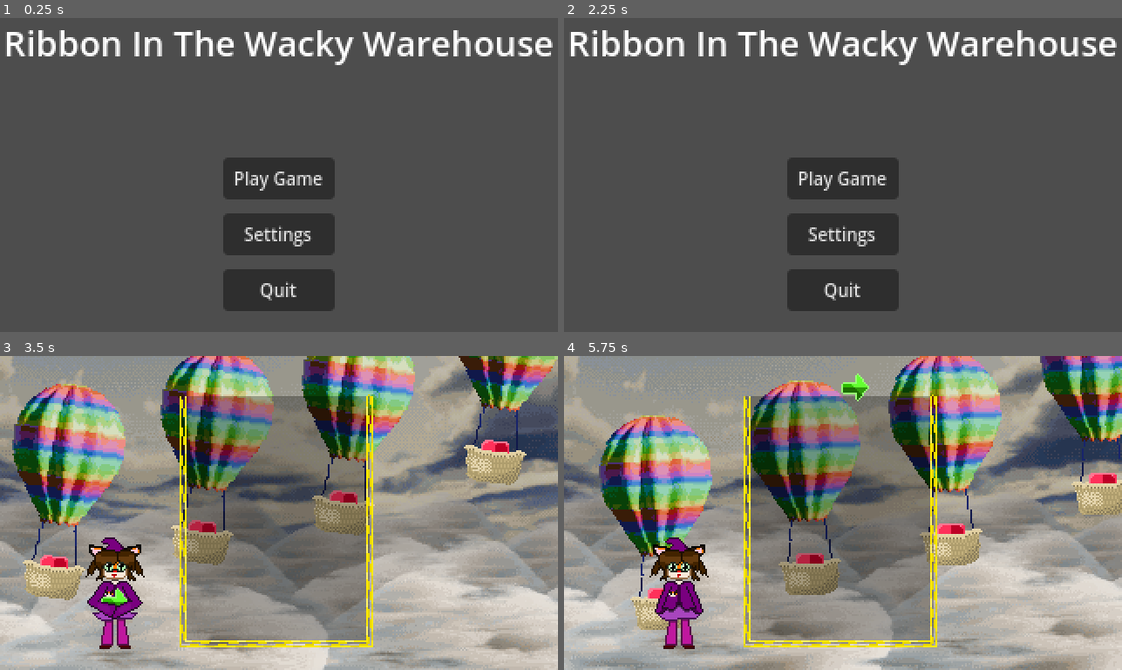
Above: before the commit, frames 1-4 (two rows, left to right).
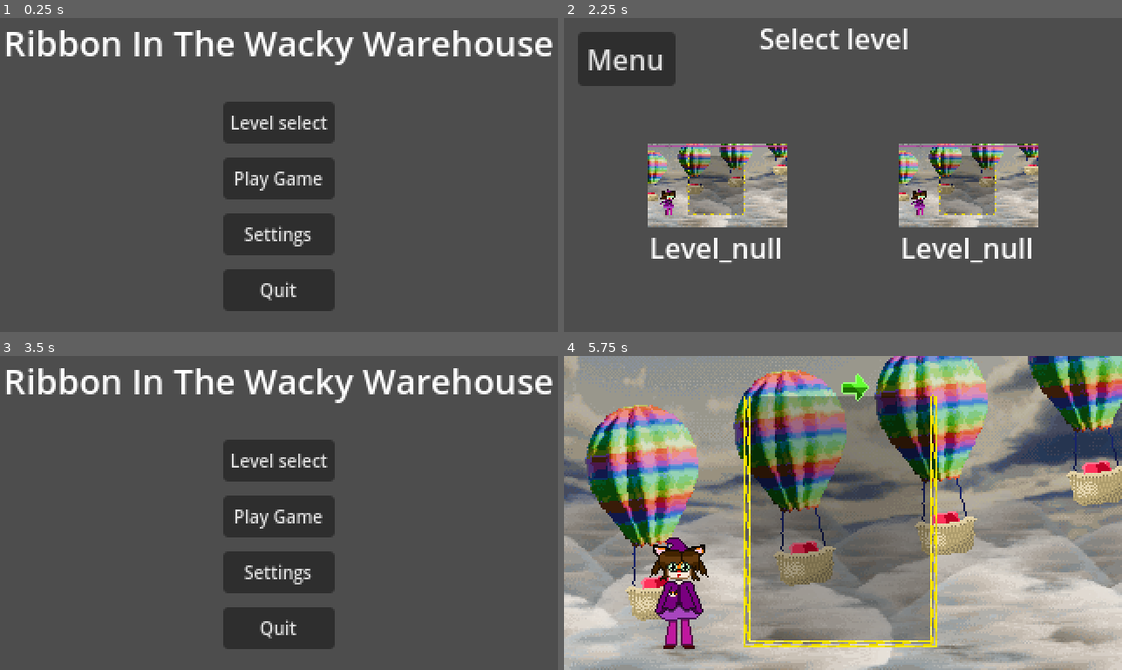
Above: after the commit, the same moments.

Repository: HuskyGameDev/2025f-team2
Game: Godot game, scene res://Scenes/TestScenes/MainMenu.tscn
Same seed, same stepped clock (60 frames per second), same inputs: the game is played once before the commit and once after it.
Inputs (mouse positions are in pixels of both pictures, inside the frame that each line leads up to):
- Up to frame 1 (0.25 s): no input
- Up to frame 2 (2.25 s): click (843, 121) at 0.5 s, where only the run after the commit has a clickable "Level select"; click (625, 58) at 1.25 s, where only the run after the commit has a clickable "Menu"; click (843, 121) at 2 s, where only the run after the commit has a clickable "Level select"
- Up to frame 3 (3.5 s): click "Play Game" (after the commit: "Menu") at 2.75 s
- Up to frame 4 (5.75 s): click (843, 516) at 3.5 s, where only the run after the commit has a clickable "Play Game"; hold Right (right) 4.28-5.03 s; hold Z (release) 4.28-5.03 s; hold Down (down) from 5.03 s (still down); tap R (reroll) at 5.1 s

The runs differ from the first frame. In frame 1, 2.5% of the frame differs, in the area x 40-60%, y 26-40%; in frame 2, 28%; in frame 3, 96%, in the area x 0-100%, y 0-100%; in frame 4, 41%.

Commit message:
Level Select Screen
Added a level select screen. Also added a button for it in the menu. Added a template for level select buttons. Reworked "PlayGame" script to be more versatile for future buttons.

Diff:
--- /dev/null
+++ b/Scenes/TestScenes/LevelSelect.tscn
@@ -0,0 +1,45 @@
+[gd_scene load_steps=3 format=3 uid="uid://c3j03asyb487a"]
+
+[ext_resource type="PackedScene" uid="uid://daayhk5gnjecm" path="res://Scenes/UI_Objects/level_select_button.tscn" id="1_oqg5x"]
+[ext_resource type="Script" uid="uid://c1tvvf4myq6lo" path="res://Scripts/UI_Scripts/OtherSceneButton.gd" id="2_4520y"]
+
+[node name="LevelSelect" type="Node2D"]
+
+[node name="LevelSelectUI" type="Control" parent="."]
+layout_mode = 3
+anchors_preset = 0
+offset_right = 320.0
+offset_bottom = 184.0
+
+[node name="Label" type="Label" parent="LevelSelectUI"]
+layout_mode = 0
+offset_left = 112.0
+offset_right = 199.0
+offset_bottom = 23.0
+text = "Select level"
+
+[node name="LevelSelectTemplate2" parent="LevelSelectUI" instance=ExtResource("1_oqg5x")]
+offset_left = 192.0
+offset_top = 72.0
+offset_right = 272.0
+offset_bottom = 120.0
+
+[node name="LevelSelectTemplate" parent="LevelSelectUI" instance=ExtResource("1_oqg5x")]
+offset_left = 48.0
+offset_top = 72.0
+offset_right = 128.0
+offset_bottom = 120.0
+
+[node name="Menu" type="Button" parent="LevelSelectUI"]
+offset_left = 8.0
+offset_top = 8.0
+offset_right = 64.0
+offset_bottom = 39.0
+text = "Menu"
+script = ExtResource("2_4520y")
+targetScene = "res://Scenes/UI_Objects/main_menu.tscn"
+
+[connection signal="pressed" from="LevelSelectUI/Menu" to="LevelSelectUI/Menu" method="_on_pressed"]
+
+[editable path="LevelSelectUI/LevelSelectTemplate2"]
+[editable path="LevelSelectUI/LevelSelectTemplate"]
--- a/Scenes/TestScenes/TestScene.tscn
+++ b/Scenes/TestScenes/TestScene.tscn
@@ -26,6 +26,59 @@
 gradient = SubResource("Gradient_j3c8t")
 width = 1
 
+[sub_resource type="Animation" id="Animation_bs1rv"]
+resource_name = "Hop"
+length = 1.33334
+step = 0.0833333
+tracks/0/type = "value"
+tracks/0/imported = false
+tracks/0/enabled = true
+tracks/0/path = NodePath("RibbonArms:visible")
+tracks/0/interp = 1
+tracks/0/loop_wrap = true
+tracks/0/keys = {
+"times": PackedFloat32Array(0),
+"transitions": PackedFloat32Array(1),
+"update": 1,
+"values": [false]
+}
+tracks/1/type = "value"
+tracks/1/imported = false
+tracks/1/enabled = true
+tracks/1/path = NodePath(".:frame")
+tracks/1/interp = 0
+tracks/1/loop_wrap = true
+tracks/1/keys = {
+"times": PackedFloat32Array(0, 0.0833333, 0.25, 0.416667, 1, 1.16667),
+"transitions": PackedFloat32Array(1, 1, 1, 1, 1, 1),
+"update": 1,
+"values": [1, 2, 3, 4, 5, 0]
+}
+tracks/2/type = "value"
+tracks/2/imported = false
+tracks/2/enabled = true
+tracks/2/path = NodePath("Ribbon-faces:frame")
+tracks/2/interp = 1
+tracks/2/loop_wrap = true
+tracks/2/keys = {
+"times": PackedFloat32Array(0, 0.0833333, 0.166667, 0.333333, 0.916666, 1.08333),
+"transitions": PackedFloat32Array(1, 1, 1, 1, 1, 1),
+"update": 1,
+"values": [1, 2, 3, 4, 3, 0]
+}
+tracks/3/type = "value"
+tracks/3/imported = false
+tracks/3/enabled = true
+tracks/3/path = NodePath(".:position")
+tracks/3/interp = 2
+tracks/3/loop_wrap = true
+tracks/3/keys = {
+"times": PackedFloat32Array(0, 0.166667, 0.583333, 1.08333),
+"transitions": PackedFloat32Array(1, 1, 1, 1),
+"update": 0,
+"values": [Vector2(0, 0), Vector2(0, 0), Vector2(0, -52), Vector2(0, 0)]
+}
+
 [sub_resource type="Animation" id="Animation_qk1kx"]
 length = 0.001
 tracks/0/type = "value"
@@ -63,6 +116,58 @@
 "transitions": PackedFloat32Array(1),
 "update": 1,
 "values": [8]
+}
+tracks/3/type = "value"
+tracks/3/imported = false
+tracks/3/enabled = true
+tracks/3/path = NodePath(".:position")
+tracks/3/interp = 1
+tracks/3/loop_wrap = true
+tracks/3/keys = {
+"times": PackedFloat32Array(0),
+"transitions": PackedFloat32Array(1),
+"update": 0,
+"values": [Vector2(0, 0)]
+}
+
+[sub_resource type="Animation" id="Animation_nxyhc"]
+resource_name = "getBox"
+step = 0.0833333
+tracks/0/type = "value"
+tracks/0/imported = false
+tracks/0/enabled = true
+tracks/0/path = NodePath(".:frame")
+tracks/0/interp = 1
+tracks/0/loop_wrap = true
+tracks/0/keys = {
+"times": PackedFloat32Array(0),
+"transitions": PackedFloat32Array(1),
+"update": 1,
+"values": [6]
+}
+tracks/1/type = "value"
+tracks/1/imported = false
+tracks/1/enabled = true
+tracks/1/path = NodePath("Ribbon-faces:frame")
+tracks/1/interp = 1
+tracks/1/loop_wrap = true
+tracks/1/keys = {
+"times": PackedFloat32Array(0),
+"transitions": PackedFloat32Array(1),
+"update": 1,
+"values": [3]
+}
+tracks/2/type = "value"
+tracks/2/imported = false
+tracks/2/enabled = true
+tracks/2/path = NodePath("RibbonArms:visible")
+tracks/2/interp = 1
+tracks/2/loop_wrap = true
+tracks/2/keys = {
+"times": PackedFloat32Array(0),
+"transitions": PackedFloat32Array(1),
+"update": 1,
+"values": [true]
 }
 tracks/3/type = "value"
 tracks/3/imported = false
@@ -131,111 +236,6 @@
 "values": [Vector2(0, 0)]
 }
 
-[sub_resource type="Animation" id="Animation_nxyhc"]
-resource_name = "getBox"
-step = 0.0833333
-tracks/0/type = "value"
-tracks/0/imported = false
-tracks/0/enabled = true
-tracks/0/path = NodePath(".:frame")
-tracks/0/interp = 1
-tracks/0/loop_wrap = true
-tracks/0/keys = {
-"times": PackedFloat32Array(0),
-"transitions": PackedFloat32Array(1),
-"update": 1,
-"values": [6]
-}
-tracks/1/type = "value"
-tracks/1/imported = false
-tracks/1/enabled = true
-tracks/1/path = NodePath("Ribbon-faces:frame")
-tracks/1/interp = 1
-tracks/1/loop_wrap = true
-tracks/1/keys = {
-"times": PackedFloat32Array(0),
-"transitions": PackedFloat32Array(1),
-"update": 1,
-"values": [3]
-}
-tracks/2/type = "value"
-tracks/2/imported = false
-tracks/2/enabled = true
-tracks/2/path = NodePath("RibbonArms:visible")
-tracks/2/interp = 1
-tracks/2/loop_wrap = true
-tracks/2/keys = {
-"times": PackedFloat32Array(0),
-"transitions": PackedFloat32Array(1),
-"update": 1,
-"values": [true]
-}
-tracks/3/type = "value"
-tracks/3/imported = false
-tracks/3/enabled = true
-tracks/3/path = NodePath(".:position")
-tracks/3/interp = 1
-tracks/3/loop_wrap = true
-tracks/3/keys = {
-"times": PackedFloat32Array(0),
-"transitions": PackedFloat32Array(1),
-"update": 0,
-"values": [Vector2(0, 0)]
-}
-
-[sub_resource type="Animation" id="Animation_bs1rv"]
-resource_name = "Hop"
-length = 1.33334
-step = 0.0833333
-tracks/0/type = "value"
-tracks/0/imported = false
-tracks/0/enabled = true
-tracks/0/path = NodePath("RibbonArms:visible")
-tracks/0/interp = 1
-tracks/0/loop_wrap = true
-tracks/0/keys = {
-"times": PackedFloat32Array(0),
-"transitions": PackedFloat32Array(1),
-"update": 1,
-"values": [false]
-}
-tracks/1/type = "value"
-tracks/1/imported = false
-tracks/1/enabled = true
-tracks/1/path = NodePath(".:frame")
-tracks/1/interp = 0
-tracks/1/loop_wrap = true
-tracks/1/keys = {
-"times": PackedFloat32Array(0, 0.0833333, 0.25, 0.416667, 1, 1.16667),
-"transitions": PackedFloat32Array(1, 1, 1, 1, 1, 1),
-"update": 1,
-"values": [1, 2, 3, 4, 5, 0]
-}
-tracks/2/type = "value"
-tracks/2/imported = false
-tracks/2/enabled = true
-tracks/2/path = NodePath("Ribbon-faces:frame")
-tracks/2/interp = 1
-tracks/2/loop_wrap = true
-tracks/2/keys = {
-"times": PackedFloat32Array(0, 0.0833333, 0.166667, 0.333333, 0.916666, 1.08333),
-"transitions": PackedFloat32Array(1, 1, 1, 1, 1, 1),
-"update": 1,
-"values": [1, 2, 3, 4, 3, 0]
-}
-tracks/3/type = "value"
-tracks/3/imported = false
-tracks/3/enabled = true
-tracks/3/path = NodePath(".:position")
-tracks/3/interp = 2
-tracks/3/loop_wrap = true
-tracks/3/keys = {
-"times": PackedFloat32Array(0, 0.166667, 0.583333, 1.08333),
-"transitions": PackedFloat32Array(1, 1, 1, 1),
-"update": 0,
-"values": [Vector2(0, 0), Vector2(0, 0), Vector2(0, -52), Vector2(0, 0)]
-}
-
 [sub_resource type="AnimationLibrary" id="AnimationLibrary_nxyhc"]
 _data = {
 &"Hop": SubResource("Animation_bs1rv"),
--- /dev/null
+++ b/Scenes/UI_Objects/level_select_button.tscn
@@ -0,0 +1,34 @@
+[gd_scene load_steps=3 format=3 uid="uid://daayhk5gnjecm"]
+
+[ext_resource type="Texture2D" uid="uid://4tcmmpu5ywxt" path="res://Scenes/UI_Objects/Screenshot 2025-10-28 010829.png" id="1_majh7"]
+[ext_resource type="Script" uid="uid://c1tvvf4myq6lo" path="res://Scripts/UI_Scripts/OtherSceneButton.gd" id="2_5xsv1"]
+
+[node name="LevelSelectTemplate" type="Control"]
+layout_mode = 3
+anchors_preset = 0
+offset_right = 80.0
+offset_bottom = 64.0
+
+[node name="TextureRect" type="TextureRect" parent="."]
+layout_mode = 0
+offset_right = 80.0
+offset_bottom = 48.0
+texture = ExtResource("1_majh7")
+expand_mode = 1
+
+[node name="Label" type="Label" parent="TextureRect"]
+layout_mode = 0
+offset_top = 48.0
+offset_right = 80.0
+offset_bottom = 71.0
+text = "Level_null"
+horizontal_alignment = 1
+
+[node name="Button" type="Button" parent="."]
+modulate = Color(1, 1, 1, 0)
+layout_mode = 0
+offset_right = 80.0
+offset_bottom = 64.0
+script = ExtResource("2_5xsv1")
+
+[connection signal="pressed" from="Button" to="Button" method="_on_pressed"]
--- a/Scenes/UI_Objects/main_menu.tscn
+++ b/Scenes/UI_Objects/main_menu.tscn
@@ -1,6 +1,6 @@
 [gd_scene load_steps=3 format=3 uid="uid://w6i51b5jwmid"]
 
-[ext_resource type="Script" uid="uid://c1tvvf4myq6lo" path="res://Scripts/UI_Scripts/Play_Game.gd" id="1_wsnrw"]
+[ext_resource type="Script" uid="uid://c1tvvf4myq6lo" path="res://Scripts/UI_Scripts/OtherSceneButton.gd" id="1_wsnrw"]
 [ext_resource type="Script" uid="uid://ctpykaqiomvdw" path="res://Scripts/UI_Scripts/Quit_Game_Button.gd" id="2_ou1s8"]
 
 [node name="MainMenu" type="Control"]
@@ -10,6 +10,17 @@
 anchor_bottom = 1.0
 grow_horizontal = 2
 grow_vertical = 2
+
+[node name="Level Select" type="Button" parent="."]
+layout_mode = 0
+offset_left = 128.0
+offset_top = 48.0
+offset_right = 192.0
+offset_bottom = 72.0
+theme_override_font_sizes/font_size = 10
+text = "Level select"
+script = ExtResource("1_wsnrw")
+targetScene = "res://Scenes/TestScenes/LevelSelect.tscn"
 
 [node name="PlayGame" type="Button" parent="."]
 layout_mode = 0
@@ -48,5 +59,6 @@
 text = "Ribbon In The Wacky Warehouse"
 horizontal_alignment = 1
 
+[connection signal="pressed" from="Level Select" to="Level Select" method="_on_pressed"]
 [connection signal="pressed" from="PlayGame" to="PlayGame" method="_on_pressed"]
 [connection signal="pressed" from="Quit" to="Quit" method="_on_pressed"]
--- /dev/null
+++ b/Scripts/UI_Scripts/OtherSceneButton.gd
@@ -0,0 +1,9 @@
+extends Button
+
+#set this var to whatever scene you want this button to send you to
+@export var targetScene: String = "res://Scenes/TestScenes/TestScene.tscn";
+
+#When the button is pressed, loads the next scene
+func _on_pressed() -> void:
+	print("A")
+	get_tree().change_scene_to_file(targetScene)
--- a/Scripts/UI_Scripts/Play_Game.gd
+++ /dev/null
@@ -1,5 +0,0 @@
-extends Button
-
-#When the "Play-Game" button is pressed, loads the next scene
-func _on_pressed() -> void:
-	get_tree().change_scene_to_file("res://Scenes/TestScenes/TestScene.tscn")
Binary file added: Scenes/UI_Objects/Screenshot 2025-10-28 010829.png
Not shown, added: Scenes/UI_Objects/Screenshot 2025-10-28 010829.png.import
Renamed: Scripts/UI_Scripts/Play_Game.gd.uid -> Scripts/UI_Scripts/OtherSceneButton.gd.uid
